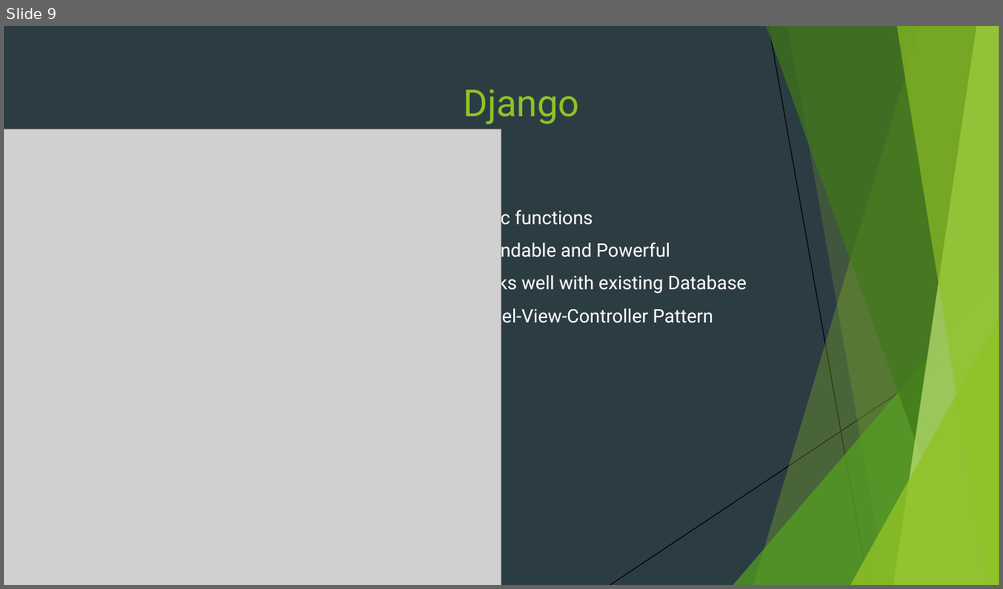
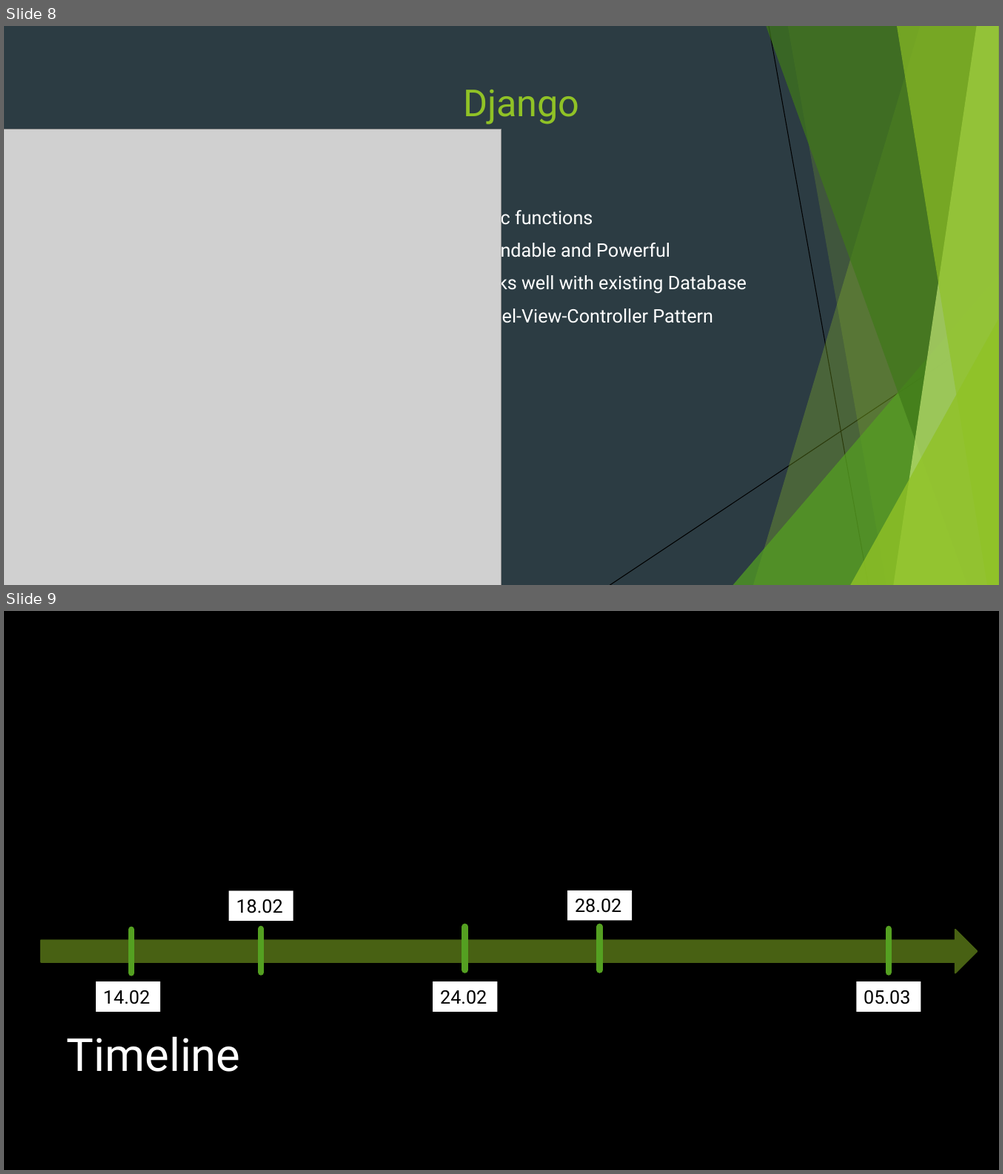
Before and after one commit to Andrew001207/CubeX, a slide deck: docs/presentation/CubeX.pptx. Shown one above the other, each under a label of ours: slide 9 before the commit, slides 8 and 9 after it. The pictures are 1003x589 and 1003x1174 pixels, drawn with LibreOffice and Linux fonts; fonts in the diff are those of the drawing; grey boxes stand for pictures; background and template pictures are left out. Boxes give left, top, right and bottom in pixels: in the first picture for what was removed or moved away, otherwise in the second. Text is boxed around its words. In the diff, an @@ line names an element or a change of style, - is before the commit and + after.

```diff
--- a/docs/presentation/CubeX.pptx
+++ b/docs/presentation/CubeX.pptx
@@ slide 9 added at [4,611,999,1170], background picture (left out); not listed: 9 template elements that a slide beside it also shows @@
@@ rectangle added at [4,611,999,1170], fill #000000 @@
@@ rectangle added at [228,891,293,920], fill #FFFFFF, 18 pt, text #000000 @@
+18.02
@@ rectangle added at [567,891,632,920], fill #FFFFFF, 18 pt, text #000000 @@
+28.02
@@ triangle added at [4,939,40,1170], fill #90C226 at 85% opacity @@
@@ right arrow added at [40,930,976,973], fill #486113, outline #486113 1.5 pt @@
@@ line added from (131, 930) to (131, 974), #54A021 6 pt @@
@@ line added from (261, 929) to (261, 973), #54A021 6 pt @@
@@ line added from (465, 926) to (465, 971), #54A021 6 pt @@
@@ line added from (600, 926) to (600, 971), #54A021 6 pt @@
@@ line added from (888, 929) to (888, 973), #54A021 6 pt @@
@@ rectangle added at [96,982,160,1011], fill #FFFFFF, 18 pt, text #000000 @@
+14.02
@@ rectangle added at [433,982,497,1011], fill #FFFFFF, 18 pt, text #000000 @@
+24.02
@@ rectangle added at [856,982,920,1011], fill #FFFFFF, 18 pt, text #000000 @@
+05.03
@@ title added at [67,1037,241,1072], 44 pt, text #FFFFFF @@
+Timeline
@@ what was slide 9 is now slide 8 @@
```
Also in this commit, not shown: 1 slide changed, 1 other slide added, 5 slides removed.
